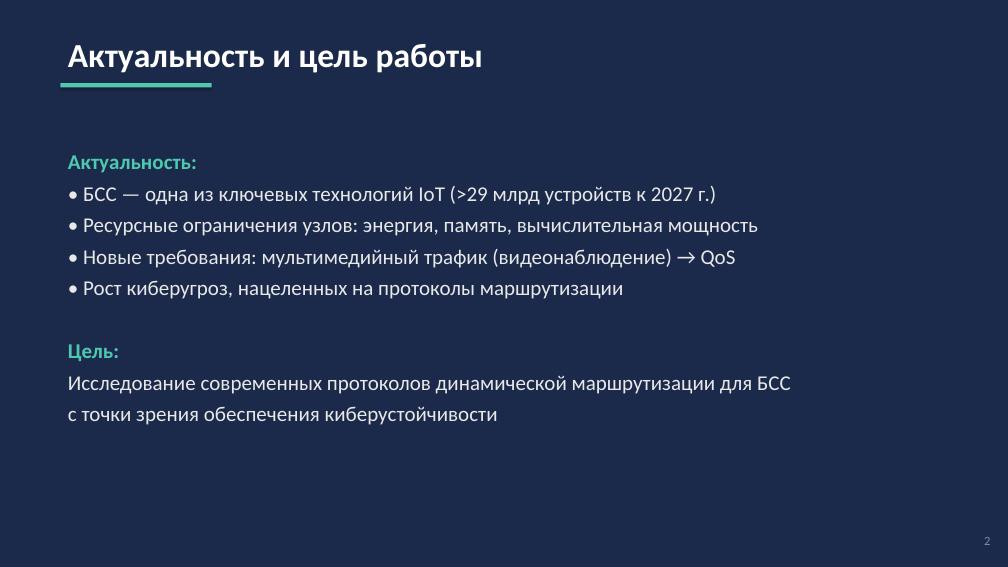
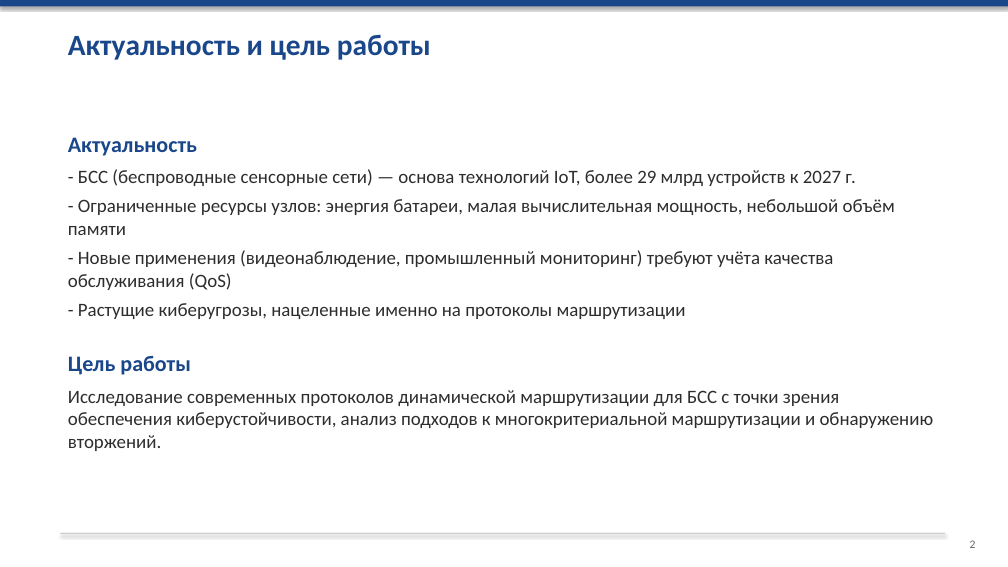
Before and after one commit to chloryyy/CourseWork, a slide deck: slide 2 of Презентация_защита_курсовой.pptx. Drawn at 1008x567 pixels with LibreOffice and Linux fonts; fonts in the diff are those of the drawing. Boxes give left, top, right and bottom in pixels: in the first picture for what was removed or moved away, otherwise in the second. Text is boxed around its words. In the diff, an @@ line names an element or a change of style, - is before the commit and + after.

```diff
--- a/Презентация_защита_курсовой.pptx
+++ b/Презентация_защита_курсовой.pptx
@@ background #1B2A4A to #FFFFFF @@
@@ rectangle added at (x1=0, y1=0, x2=1008, y2=6), fill #1A478A @@
@@ text "Актуальность и цель работы" moved from (x1=68, y1=44, x2=484, y2=73) to (x1=68, y1=34, x2=431, y2=60) @@
@@ text "Актуальность и цель работы" at (x1=68, y1=34, x2=431, y2=60): size 32 to 28 pt, text colour #FFFFFF to #1A478A @@
@@ rectangle removed at (x1=60, y1=83, x2=212, y2=88) @@
@@ text at (x1=68, y1=137, x2=934, y2=451): text changed; size 20 to 18 pt; text colour #E8E8E8 to #2D2D2D @@
-Актуальность:
-• БСС — одна из ключевых технологий IoT (>29 млрд устройств к 2027 г.)
-• Ресурсные ограничения узлов: энергия, память, вычислительная мощность
-• Новые требования: мультимедийный трафик (видеонаблюдение) → QoS
-• Рост киберугроз, нацеленных на протоколы маршрутизации
-Цель:
-Исследование современных протоколов динамической маршрутизации для БСС
-с точки зрения обеспечения киберустойчивости
+Актуальность
+- БСС (беспроводные сенсорные сети) — основа технологий IoT, более 29 млрд устройств к 2027 г.
+- Ограниченные ресурсы узлов: энергия батареи, малая вычислительная мощность, небольшой объём памяти
+- Новые применения (видеонаблюдение, промышленный мониторинг) требуют учёта качества обслуживания (QoS)
+- Растущие киберугрозы, нацеленные именно на протоколы маршрутизации
+Цель работы
+Исследование современных протоколов динамической маршрутизации для БСС с точки зрения обеспечения киберустойчивости, анализ подходов к многокритериальной маршрутизации и обнаружению вторжений.
@@ rectangle added at (x1=60, y1=533, x2=945, y2=534), fill #CCCCCC @@
@@ text "2" moved from (x1=984, y1=537, x2=990, y2=545) to (x1=970, y1=540, x2=976, y2=548) @@
@@ text "2" at (x1=970, y1=540, x2=976, y2=548): size 12 to 11 pt, text colour #8888AA to #666666 @@
```
Also in this commit, not shown: 10 other slides changed, 1 other file.
